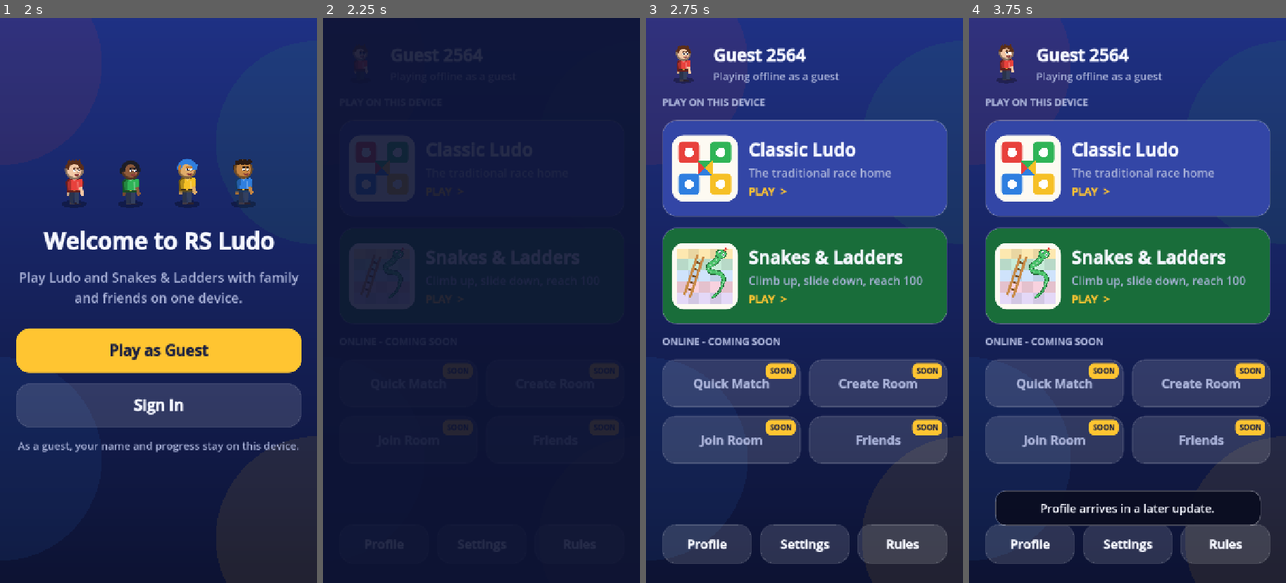
Above: before the commit, frames 1-4 (left to right).
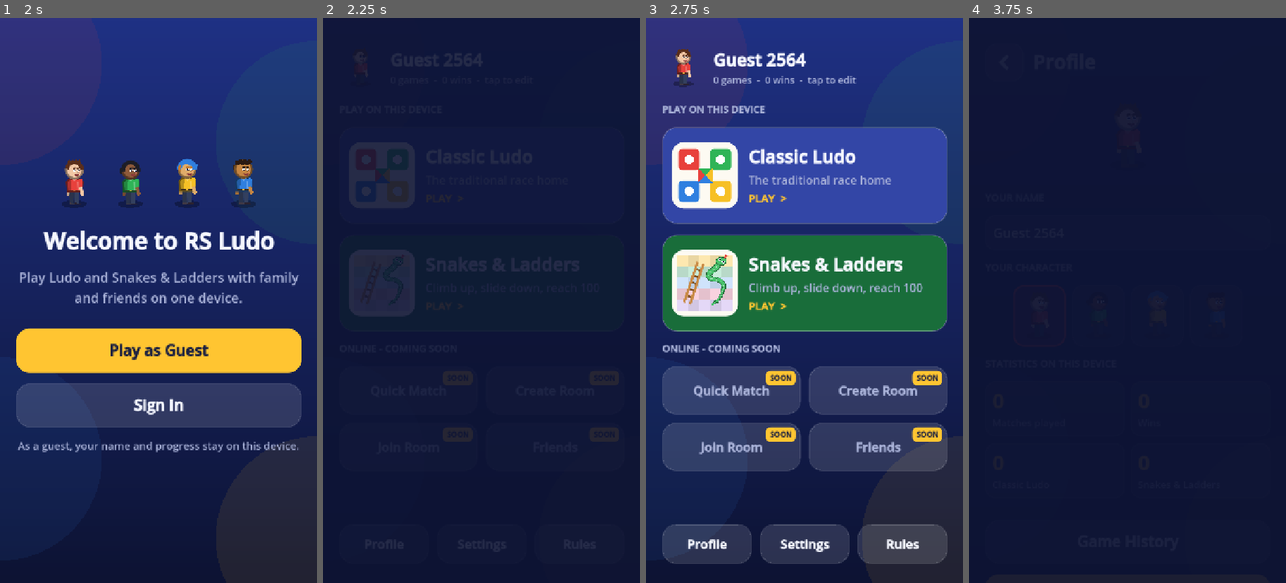
Above: after the commit, the same moments.

Repository: xtremrakib007/RsLUDO
Game: Godot game, scene res://scenes/screens/splash.tscn
Two runs of this game, one before a commit and one after it. Both use one fixed random seed, a clock stepped at 60 frames per second and the inputs below.
Inputs (mouse positions are in pixels of both pictures, inside the frame that each line leads up to):
- Up to frame 1 (2 s): move the mouse to (228, 272) at 0.52 s; click (228, 272) at 0.67 s; drag from (95, 328) to (142, 413) at 1.27 s
- Up to frame 2 (2.25 s): click "Play as Guest" at 2 s
- Up to frame 3 (2.75 s): no input
- Up to frame 4 (3.75 s): click "Profile" at 2.75 s; click (1003, 63) at 3.52 s

Frame 1 is identical in both runs. In frame 2, 0.1% of the frame differs, in the area x 38-94%, y 61-72%; in frame 3, 22%; in frame 4, 85%, in the area x 0-100%, y 0-97%.

Commit message:
Profile, Rules and Game History screens
Profile: edit your name, choose your character's colour, and see matches
played, wins, and games per mode on this device. Game History lists the last
50 finished matches with mode, board, date and finishing places. Rules explains
Classic Ludo and Snakes & Ladders. Home's Profile and Rules buttons and the
tappable profile header open them; player 1 in the lobby defaults to your
profile name so wins are counted.

Co-Authored-By: Claude Opus 5.5 <noreply@anthropic.com>
Claude-Session: https://claude.ai/code/session_01PxNJNDQdbjEGoucC67j9Ub

Diff:
--- /dev/null
+++ b/scenes/screens/history.tscn
@@ -0,0 +1,12 @@
+[gd_scene load_steps=2 format=3]
+
+[ext_resource type="Script" path="res://scripts/ui/screens/history_screen.gd" id="1_screen"]
+
+[node name="HistoryScreen" type="Control"]
+layout_mode = 3
+anchors_preset = 15
+anchor_right = 1.0
+anchor_bottom = 1.0
+grow_horizontal = 2
+grow_vertical = 2
+script = ExtResource("1_screen")
--- /dev/null
+++ b/scenes/screens/profile.tscn
@@ -0,0 +1,12 @@
+[gd_scene load_steps=2 format=3]
+
+[ext_resource type="Script" path="res://scripts/ui/screens/profile_screen.gd" id="1_screen"]
+
+[node name="ProfileScreen" type="Control"]
+layout_mode = 3
+anchors_preset = 15
+anchor_right = 1.0
+anchor_bottom = 1.0
+grow_horizontal = 2
+grow_vertical = 2
+script = ExtResource("1_screen")
--- /dev/null
+++ b/scenes/screens/rules.tscn
@@ -0,0 +1,12 @@
+[gd_scene load_steps=2 format=3]
+
+[ext_resource type="Script" path="res://scripts/ui/screens/rules_screen.gd" id="1_screen"]
+
+[node name="RulesScreen" type="Control"]
+layout_mode = 3
+anchors_preset = 15
+anchor_right = 1.0
+anchor_bottom = 1.0
+grow_horizontal = 2
+grow_vertical = 2
+script = ExtResource("1_screen")
--- a/scripts/autoload/app_state.gd
+++ b/scripts/autoload/app_state.gd
@@ -2,9 +2,17 @@
 ## Session state shared between screens. No game rules live here.
 
 const PROFILE_PATH := "user://profile.cfg"
+## How many finished matches are kept in the history.
+const MAX_HISTORY := 50
+const MAX_NAME_LENGTH := 14
 
 ## Local guest name; empty until the player chooses "Play as Guest".
 var guest_name: String = ""
+## Which character look (seat colour) the player chose for their profile.
+var avatar_seat: int = 0
+## Finished matches on this device, newest first. Each entry is a Dictionary:
+## {time, mode_id, board_id, players: [{seat, name}], ranking: [seat, ...], winner_name}
+var history: Array = []
 ## Mode chosen on the home screen, used by the player-count screen.
 var pending_mode_id: String = ClassicMode.ID
 ## Match being set up or played.
@@ -26,15 +34,70 @@
 	_save_profile()
 
 
+## Changes the player's name and character colour.
+func set_profile(new_name: String, seat: int) -> void:
+	var cleaned := new_name.strip_edges().left(MAX_NAME_LENGTH)
+	if not cleaned.is_empty():
+		guest_name = cleaned
+	avatar_seat = clampi(seat, 0, 3)
+	_save_profile()
+
+
+## Remembers a finished match for the history and statistics.
+func record_match(config: MatchConfig, ranking: Array[int]) -> void:
+	if config == null or ranking.is_empty():
+		return
+	var players: Array = []
+	for player in config.players:
+		players.append({"seat": player.seat, "name": player.display_name})
+	var winner := config.player_at_seat(ranking[0])
+	var entry := {
+		"time": int(Time.get_unix_time_from_system()),
+		"mode_id": config.mode_id,
+		"board_id": config.board_id,
+		"players": players,
+		"ranking": Array(ranking),
+		"winner_name": winner.display_name if winner != null else "",
+	}
+	history.push_front(entry)
+	if history.size() > MAX_HISTORY:
+		history.resize(MAX_HISTORY)
+	_save_profile()
+
+
+func matches_played(mode_id: String = "") -> int:
+	if mode_id.is_empty():
+		return history.size()
+	var count := 0
+	for entry in history:
+		if entry.get("mode_id", "") == mode_id:
+			count += 1
+	return count
+
+
+## Matches won by a player using the profile name.
+func wins() -> int:
+	var count := 0
+	for entry in history:
+		if not guest_name.is_empty() and entry.get("winner_name", "") == guest_name:
+			count += 1
+	return count
+
+
 func _load_profile() -> void:
 	var cfg := ConfigFile.new()
 	if cfg.load(PROFILE_PATH) == OK:
 		guest_name = str(cfg.get_value("profile", "guest_name", ""))
+		avatar_seat = clampi(int(cfg.get_value("profile", "avatar_seat", 0)), 0, 3)
+		var saved = cfg.get_value("profile", "history", [])
+		history = saved if saved is Array else []
 
 
 func _save_profile() -> void:
 	var cfg := ConfigFile.new()
 	cfg.set_value("profile", "guest_name", guest_name)
+	cfg.set_value("profile", "avatar_seat", avatar_seat)
+	cfg.set_value("profile", "history", history)
 	var err := cfg.save(PROFILE_PATH)
 	if err != OK:
 		push_warning("Could not save profile (error %d)." % err)
--- a/scripts/autoload/scene_router.gd
+++ b/scripts/autoload/scene_router.gd
@@ -13,6 +13,9 @@
 	"board_select": "res://scenes/screens/board_select.tscn",
 	"snl_game": "res://scenes/screens/snl_game.tscn",
 	"settings": "res://scenes/screens/settings.tscn",
+	"profile": "res://scenes/screens/profile.tscn",
+	"history": "res://scenes/screens/history.tscn",
+	"rules": "res://scenes/screens/rules.tscn",
 }
 const FADE_TIME := 0.16
 
--- /dev/null
+++ b/scripts/ui/screens/history_screen.gd
@@ -0,0 +1,72 @@
+extends BaseScreen
+## Game history: finished matches on this device, newest first.
+
+const PLACES := ["1st", "2nd", "3rd", "4th"]
+
+var list: VBoxContainer
+
+
+func build() -> void:
+	add_header("Game History")
+	var scroll := ScrollContainer.new()
+	scroll.size_flags_vertical = Control.SIZE_EXPAND_FILL
+	scroll.horizontal_scroll_mode = ScrollContainer.SCROLL_MODE_DISABLED
+	list = VBoxContainer.new()
+	list.size_flags_horizontal = Control.SIZE_EXPAND_FILL
+	list.add_theme_constant_override("separation", 14)
+	scroll.add_child(list)
+	content.add_child(scroll)
+
+	if AppState.history.is_empty():
+		list.add_child(UIKit.label("No games yet. Finished matches will appear here.", 26, Palette.TEXT_MUTED, HORIZONTAL_ALIGNMENT_CENTER, true))
+		return
+	for entry in AppState.history:
+		list.add_child(_entry_card(entry))
+
+
+func entry_count() -> int:
+	return list.get_child_count() if not AppState.history.is_empty() else 0
+
+
+func _entry_card(entry: Dictionary) -> Control:
+	var card := UIKit.card(Palette.PANEL, 22, 16)
+	var box := VBoxContainer.new()
+	box.add_theme_constant_override("separation", 6)
+	var mode := ModeRegistry.get_mode(str(entry.get("mode_id", "")))
+	var title := mode.title if mode != null else "Match"
+	if mode != null and mode.has_board_choice:
+		title += "  -  " + SnlBoards.get_board(str(entry.get("board_id", ""))).title
+	var top := HBoxContainer.new()
+	var mode_label := UIKit.title(title, 26)
+	mode_label.size_flags_horizontal = Control.SIZE_EXPAND_FILL
+	top.add_child(mode_label)
+	top.add_child(UIKit.label(_date(int(entry.get("time", 0))), 20, Palette.TEXT_MUTED, HORIZONTAL_ALIGNMENT_RIGHT))
+	box.add_child(top)
+
+	var names := {}
+	for p in entry.get("players", []):
+		names[int(p.get("seat", 0))] = str(p.get("name", ""))
+	var ranking: Array = entry.get("ranking", [])
+	for i in ranking.size():
+		var seat := int(ranking[i])
+		var row := HBoxContainer.new()
+		row.add_theme_constant_override("separation", 12)
+		var place := UIKit.label(PLACES[mini(i, 3)], 22, Palette.ACCENT if i == 0 else Palette.TEXT_MUTED)
+		place.custom_minimum_size = Vector2(56, 0)
+		row.add_child(place)
+		row.add_child(UIKit.color_dot(Palette.seat_color(seat), 24))
+		row.add_child(UIKit.label(names.get(seat, Palette.seat_name(seat)), 22, Palette.TEXT))
+		box.add_child(row)
+	card.add_child(box)
+	return card
+
+
+func _date(unix_time: int) -> String:
+	if unix_time <= 0:
+		return ""
+	var d := Time.get_datetime_dict_from_unix_time(unix_time)
+	return "%02d/%02d/%d %02d:%02d" % [d["day"], d["month"], d["year"], d["hour"], d["minute"]]
+
+
+func handle_back() -> void:
+	SceneRouter.goto("profile")
--- a/scripts/ui/screens/home_screen.gd
+++ b/scripts/ui/screens/home_screen.gd
@@ -34,28 +34,35 @@
 		var b := UIKit.button(item, UIKit.ButtonKind.SECONDARY, 90)
 		b.size_flags_horizontal = Control.SIZE_EXPAND_FILL
 		b.add_theme_font_size_override("font_size", 28)
-		if item == "Settings":
-			b.pressed.connect(SceneRouter.goto.bind("settings"))
-		else:
-			b.pressed.connect(show_toast.bind("%s arrives in a later update." % item))
+		b.pressed.connect(SceneRouter.goto.bind(item.to_lower()))
 		bottom.add_child(b)
 	content.add_child(bottom)
 
 
 func _profile_header() -> Control:
+	# The whole header is a button that opens the profile.
+	var header := Button.new()
+	header.custom_minimum_size = Vector2(0, 112)
+	header.focus_mode = Control.FOCUS_NONE
+	UIKit.style_button(header, Color(0, 0, 0, 0), Palette.TEXT, 0, 24)
 	var row := HBoxContainer.new()
+	row.set_anchors_and_offsets_preset(Control.PRESET_FULL_RECT)
 	row.add_theme_constant_override("separation", 20)
-	var avatar := PawnPreview.new(0)
-	avatar.custom_minimum_size = Vector2(96, 96)
+	var avatar := PawnPreview.new(AppState.avatar_seat)
+	avatar.custom_minimum_size = Vector2(96, 108)
 	row.add_child(avatar)
 	var names := VBoxContainer.new()
 	names.alignment = BoxContainer.ALIGNMENT_CENTER
 	names.size_flags_horizontal = Control.SIZE_EXPAND_FILL
 	var display_name: String = AppState.guest_name if AppState.has_profile() else "Guest"
 	names.add_child(UIKit.title(display_name, 38))
-	names.add_child(UIKit.label("Playing offline as a guest", 24, Palette.TEXT_MUTED))
+	names.add_child(UIKit.label("%d games  -  %d wins  -  tap to edit" % [AppState.matches_played(), AppState.wins()], 22, Palette.TEXT_MUTED))
 	row.add_child(names)
-	return row
+	header.add_child(row)
+	UIKit.ignore_mouse_recursive(header)
+	UIKit.add_press_feedback(header)
+	header.pressed.connect(SceneRouter.goto.bind("profile"))
+	return header
 
 
 func _coming_soon_tile(feature: String) -> Button:
--- a/scripts/ui/screens/lobby_screen.gd
+++ b/scripts/ui/screens/lobby_screen.gd
@@ -46,6 +46,9 @@
 	fields.add_child(UIKit.title(player.color_name().to_upper(), 20, player.color()))
 	var edit := LineEdit.new()
 	edit.text = player.display_name
+	# Player 1 defaults to the profile name, so wins count in the profile.
+	if player == _config.players[0] and AppState.has_profile() and player.display_name == "%s Player" % player.color_name():
+		edit.text = AppState.guest_name
 	edit.placeholder_text = "%s Player" % player.color_name()
 	edit.max_length = MAX_NAME_LENGTH
 	edit.select_all_on_focus = true
--- a/scripts/ui/screens/match_screen.gd
+++ b/scripts/ui/screens/match_screen.gd
@@ -277,6 +277,7 @@
 
 func _finish_match(ranking: Array[int]) -> void:
 	AppState.last_ranking = ranking
+	AppState.record_match(_config, ranking)
 	await _wait(1.2)
 	SceneRouter.goto("result")
 
--- /dev/null
+++ b/scripts/ui/screens/profile_screen.gd
@@ -0,0 +1,113 @@
+extends BaseScreen
+## Profile: name, character colour and statistics for this device.
+
+var name_edit: LineEdit
+var _seat: int = 0
+var _choices: Dictionary = {}
+var _preview_holder: CenterContainer
+
+
+func build() -> void:
+	if not AppState.has_profile():
+		AppState.create_guest_profile()
+	_seat = AppState.avatar_seat
+	add_header("Profile")
+
+	_preview_holder = CenterContainer.new()
+	content.add_child(_preview_holder)
+	_show_preview()
+
+	content.add_child(UIKit.section_label("Your name"))
+	name_edit = LineEdit.new()
+	name_edit.text = AppState.guest_name
+	name_edit.max_length = 14
+	name_edit.placeholder_text = "Your name"
+	name_edit.text_submitted.connect(func(_t: String) -> void: name_edit.release_focus())
+	content.add_child(name_edit)
+
+	content.add_child(UIKit.section_label("Your character"))
+	var row := HBoxContainer.new()
+	row.alignment = BoxContainer.ALIGNMENT_CENTER
+	row.add_theme_constant_override("separation", 14)
+	for seat in BoardLayout.SEAT_COUNT:
+		var choice := Button.new()
+		choice.custom_minimum_size = Vector2(120, 140)
+		choice.focus_mode = Control.FOCUS_NONE
+		var preview := PawnPreview.new(seat)
+		preview.set_anchors_and_offsets_preset(Control.PRESET_FULL_RECT)
+		choice.add_child(preview)
+		UIKit.ignore_mouse_recursive(choice)
+		UIKit.add_press_feedback(choice)
+		choice.pressed.connect(_choose.bind(seat))
+		row.add_child(choice)
+		_choices[seat] = choice
+	content.add_child(row)
+	_refresh_choices()
+
+	content.add_child(UIKit.section_label("Statistics on this device"))
+	var stats := GridContainer.new()
+	stats.columns = 2
+	stats.add_theme_constant_override("h_separation", 14)
+	stats.add_theme_constant_override("v_separation", 14)
+	stats.add_child(_stat("Matches played", AppState.matches_played()))
+	stats.add_child(_stat("Wins", AppState.wins()))
+	stats.add_child(_stat("Classic Ludo", AppState.matches_played(ClassicMode.ID)))
+	stats.add_child(_stat("Snakes & Ladders", AppState.matches_played(SnakesLaddersMode.ID)))
+	content.add_child(stats)
+
+	content.add_child(UIKit.spacer())
+	var history := UIKit.button("Game History", UIKit.ButtonKind.SECONDARY)
+	history.pressed.connect(func() -> void:
+		save()
+		SceneRouter.goto("history")
+	)
+	content.add_child(history)
+	var done := UIKit.button("Save")
+	done.pressed.connect(func() -> void:
+		save()
+		SceneRouter.goto("home")
+	)
+	content.add_child(done)
+
+
+func save() -> void:
+	AppState.set_profile(name_edit.text, _seat)
+
+
+func _choose(seat: int) -> void:
+	_seat = seat
+	_refresh_choices()
+	_show_preview()
+
+
+func _show_preview() -> void:
+	for child in _preview_holder.get_children():
+		child.queue_free()
+	var big := PawnPreview.new(_seat)
+	big.custom_minimum_size = Vector2(170, 200)
+	_preview_holder.add_child(big)
+
+
+func _refresh_choices() -> void:
+	for seat in _choices:
+		var b: Button = _choices[seat]
+		var color := Palette.seat_color(seat)
+		if seat == _seat:
+			UIKit.style_button(b, Color(color, 0.3), Palette.TEXT, 4, 24, color)
+		else:
+			UIKit.style_button(b, Palette.PANEL, Palette.TEXT, 2, 24)
+
+
+func _stat(title: String, value: int) -> Control:
+	var card := UIKit.card(Palette.PANEL, 22, 16)
+	card.size_flags_horizontal = Control.SIZE_EXPAND_FILL
+	var box := VBoxContainer.new()
+	box.add_child(UIKit.title(str(value), 44, Palette.ACCENT))
+	box.add_child(UIKit.label(title, 22, Palette.TEXT_MUTED))
+	card.add_child(box)
+	return card
+
+
+func handle_back() -> void:
+	save()
+	SceneRouter.goto("home")
--- /dev/null
+++ b/scripts/ui/screens/rules_screen.gd
@@ -0,0 +1,60 @@
+extends BaseScreen
+## How to play: Classic Ludo and Snakes & Ladders.
+
+const CLASSIC := [
+	["Goal", "Be the first to bring all four of your pawns from your base, around the board and into the centre."],
+	["Starting", "Roll a 6 to bring a pawn out onto your coloured start square."],
+	["Moving", "Tap the dice, then tap a glowing pawn to move it that many squares clockwise. If only one move is possible it happens automatically."],
+	["Extra rolls", "Rolling a 6, capturing a pawn, or bringing a pawn home gives you another roll. Three 6s in a row ends your turn."],
+	["Capturing", "Land exactly on an opponent's pawn to knock it back to its base."],
+	["Safe squares", "Start squares and star squares are safe: pawns there cannot be captured."],
+	["Going home", "After a full lap, pawns turn into their own coloured column. You need the exact number to reach the centre."],
+]
+const SNAKES := [
+	["Goal", "Be the first to reach square 100."],
+	["Moving", "Tap the dice and your character walks that many squares. Everyone starts straight away."],
+	["Ladders", "Stop at the bottom of a ladder and climb straight to the top."],
+	["Snakes", "Stop on a snake's head and it swallows you: you come out at its tail. Walking past a snake is safe."],
+	["Extra rolls", "A 6 gives you another roll. Three 6s in a row ends your turn."],
+	["Finishing", "You need the exact number to land on 100. If your roll is too big you stay where you are."],
+	["Boards", "Choose from five boards with different snakes and ladders before the match."],
+]
+
+
+func build() -> void:
+	add_header("Rules")
+	var scroll := ScrollContainer.new()
+	scroll.size_flags_vertical = Control.SIZE_EXPAND_FILL
+	scroll.horizontal_scroll_mode = ScrollContainer.SCROLL_MODE_DISABLED
+	var box := VBoxContainer.new()
+	box.size_flags_horizontal = Control.SIZE_EXPAND_FILL
+	box.add_theme_constant_override("separation", 16)
+	scroll.add_child(box)
+	content.add_child(scroll)
+	_add_section(box, ClassicMode.ID, CLASSIC)
+	_add_section(box, SnakesLaddersMode.ID, SNAKES)
+
+
+func _add_section(box: VBoxContainer, mode_id: String, items: Array) -> void:
+	var mode := ModeRegistry.get_mode(mode_id)
+	var head := HBoxContainer.new()
+	head.add_theme_constant_override("separation", 16)
+	var art := ModeArt.new(mode_id)
+	art.custom_minimum_size = Vector2(90, 90)
+	head.add_child(art)
+	var heading := UIKit.title(mode.title, 38)
+	heading.size_flags_horizontal = Control.SIZE_EXPAND_FILL
+	head.add_child(heading)
+	box.add_child(head)
+	var card := UIKit.card()
+	var list := VBoxContainer.new()
+	list.add_theme_constant_override("separation", 12)
+	for item in items:
+		list.add_child(UIKit.title(item[0], 26, Palette.ACCENT))
+		list.add_child(UIKit.label(item[1], 24, Palette.TEXT, HORIZONTAL_ALIGNMENT_LEFT, true))
+	card.add_child(list)
+	box.add_child(card)
+
+
+func handle_back() -> void:
+	SceneRouter.goto("home")
--- /dev/null
+++ b/tests/unit/test_profile.gd
@@ -0,0 +1,92 @@
+extends "res://tests/test_case.gd"
+## Profile, statistics and game history (stored on the device).
+
+const SceneRouterScript := preload("res://scripts/autoload/scene_router.gd")
+
+var _saved_name: String
+var _saved_seat: int
+var _saved_history: Array
+
+
+func _keep() -> void:
+	_saved_name = AppState.guest_name
+	_saved_seat = AppState.avatar_seat
+	_saved_history = AppState.history.duplicate(true)
+
+
+func _restore() -> void:
+	AppState.guest_name = _saved_name
+	AppState.history = _saved_history
+	AppState.set_profile(_saved_name if not _saved_name.is_empty() else "Guest", _saved_seat)
+
+
+func test_profile_name_and_colour_are_saved() -> void:
+	_keep()
+	AppState.set_profile("  Rakib  ", 2)
+	assert_eq(AppState.guest_name, "Rakib", "trimmed name")
+	assert_eq(AppState.avatar_seat, 2)
+	var cfg := ConfigFile.new()
+	cfg.load("user://profile.cfg")
+	assert_eq(cfg.get_value("profile", "guest_name"), "Rakib", "saved name")
+	assert_eq(cfg.get_value("profile", "avatar_seat"), 2, "saved colour")
+	AppState.set_profile("", 1)
+	assert_eq(AppState.guest_name, "Rakib", "an empty name keeps the old one")
+	AppState.set_profile("A very long name indeed", 0)
+	assert_eq(AppState.guest_name.length(), 14, "name limited to 14 characters")
+	_restore()
+
+
+func test_finished_matches_are_recorded_and_counted() -> void:
+	_keep()
+	AppState.history = []
+	AppState.set_profile("Rakib", 0)
+	var classic := MatchConfig.create(ClassicMode.ID, 2)
+	classic.players[0].display_name = "Rakib"
+	AppState.record_match(classic, [0, 2] as Array[int])
+	var snl := MatchConfig.create(SnakesLaddersMode.ID, 4)
+	snl.board_id = "tricky"
+	AppState.record_match(snl, [3, 0, 1, 2] as Array[int])
+	assert_eq(AppState.matches_played(), 2)
+	assert_eq(AppState.matches_played(ClassicMode.ID), 1)
+	assert_eq(AppState.matches_played(SnakesLaddersMode.ID), 1)
+	assert_eq(AppState.wins(), 1, "one win as Rakib")
+	var newest: Dictionary = AppState.history[0]
+	assert_eq(newest["mode_id"], SnakesLaddersMode.ID, "newest first")
+	assert_eq(newest["board_id"], "tricky")
+	assert_eq(newest["winner_name"], "Blue Player")
+	for i in 60:
+		AppState.record_match(classic, [2, 0] as Array[int])
+	assert_eq(AppState.history.size(), 50, "history keeps the last 50 matches")
+	_restore()
+
+
+func test_history_screen_lists_matches() -> void:
+	_keep()
+	AppState.history = []
+	AppState.record_match(MatchConfig.create(ClassicMode.ID, 2), [2, 0] as Array[int])
+	AppState.record_match(MatchConfig.create(SnakesLaddersMode.ID, 2), [0, 2] as Array[int])
+	var scene: PackedScene = load(SceneRouterScript.SCREENS["history"])
+	var screen := scene.instantiate()
+	tree.root.add_child(screen)
+	await tree.process_frame
+	assert_eq(screen.call("entry_count"), 2, "two match cards")
+	screen.queue_free()
+	await tree.process_frame
+	_restore()
+
+
+func test_profile_screen_saves_name_and_colour() -> void:
+	_keep()
+	var scene: PackedScene = load(SceneRouterScript.SCREENS["profile"])
+	var screen := scene.instantiate()
+	tree.root.add_child(screen)
+	await tree.process_frame
+	var edit: LineEdit = screen.get("name_edit")
+	edit.text = "Tester"
+	screen.call("_choose", 3)
+	screen.call("save")
+	assert_eq(AppState.guest_name, "Tester")
+	assert_eq(AppState.avatar_seat, 3)
+	screen.queue_free()
+	await tree.process_frame
+	_restore()
--- a/tools/screenshots.gd
+++ b/tools/screenshots.gd
@@ -18,6 +18,11 @@
 
 	await _shot("home", out_dir, func() -> void: pass)
 	await _shot("settings", out_dir, func() -> void: pass)
+	AppState.record_match(MatchConfig.create(ClassicMode.ID, 4), [1, 0, 3, 2] as Array[int])
+	AppState.record_match(MatchConfig.create(SnakesLaddersMode.ID, 2), [0, 2] as Array[int])
+	await _shot("profile", out_dir, func() -> void: pass)
+	await _shot("history", out_dir, func() -> void: pass)
+	await _shot("rules", out_dir, func() -> void: pass)
 	AppState.pending_mode_id = SnakesLaddersMode.ID
 	await _shot("player_select", out_dir, func() -> void: pass)
 	AppState.match_config = MatchConfig.create(SnakesLaddersMode.ID, 4)
